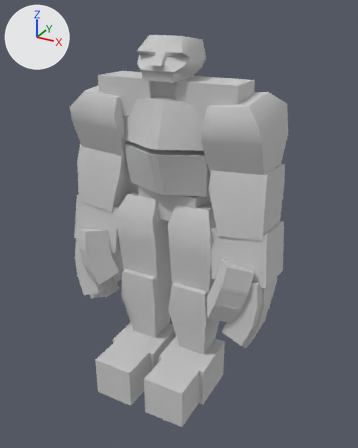
A saved change to the FBX model Enfo/Assets/Warrior Pack Bundle 1 FREE/Brute Warrior Mecanim Animation Pack Free/Characters/Brute.FBX.
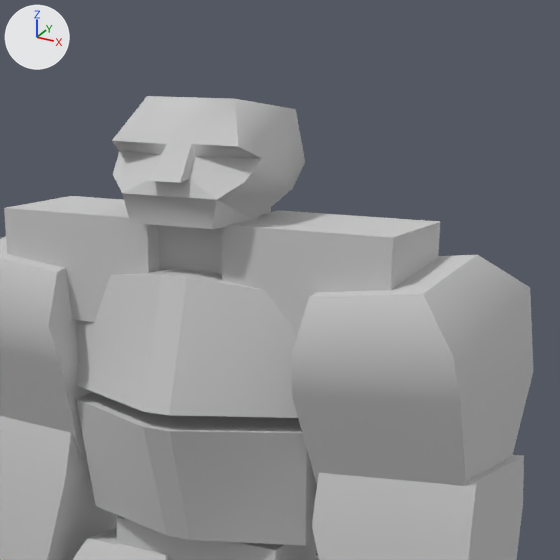
Each version is shown whole from a 50 mm lens placed at (1.97, -3.49, 3.3), pointed at (0.11, -0.11, 1.6), then close up on the part from 27% to 83% of the width and 0% to 45% of the height. Arrows for +X, +Y and +Z are at upper left; the lights stay in place. Where no turn or scale is listed for an object, it has been applied to the vertices.

Before the edit, the objects in view are built like this:
```python
me_mesh_brute_ncl1_1 = bpy.data.meshes.new('Mesh_Brute_ncl1_1')
me_mesh_brute_ncl1_1.from_pydata(...)  # 988 vertices, 1568 faces; spans x -0.96..0.96, y -0.67..0.34, z -0.01..3.1
me_mesh_brute_ncl1_1.materials.append(mat_brute)  # its picture is missing
ob_mesh_brute = bpy.data.objects.new('Mesh_Brute', me_mesh_brute_ncl1_1)
ob_mesh_brute.location = (0.0, -0.003, 0.0)
```
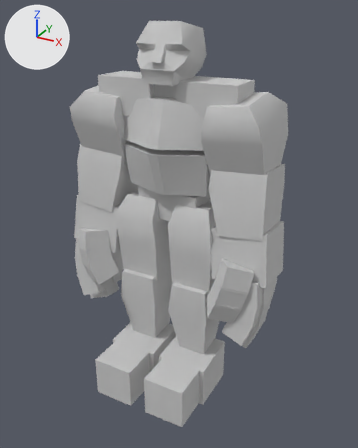
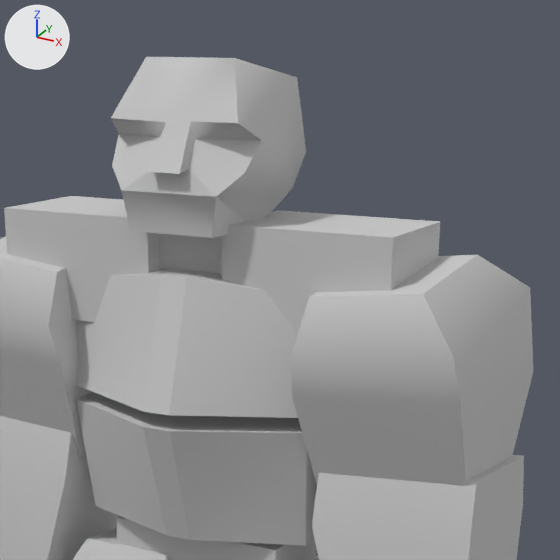
What differs and where, as boxes [x1, y1, x2, y2] in the close-ups (560 x 560 px; the box of a moved part takes in the faces that stretch with it):
'Mesh_Brute', reshaped: before [0, 96, 533, 560]; after [0, 57, 533, 560]
part 1 of me_mesh_brute_ncl1_1, moved or reshaped: before [112, 96, 305, 229]; after [111, 57, 306, 238]

Diff of the bpy script that builds the scene:
```diff
--- a/Enfo/Assets/Warrior Pack Bundle 1 FREE/Brute Warrior Mecanim Animation Pack Free/Characters/Brute.FBX.py
+++ b/Enfo/Assets/Warrior Pack Bundle 1 FREE/Brute Warrior Mecanim Animation Pack Free/Characters/Brute.FBX.py
@@ me_mesh_brute_ncl1_1 @@
 me_mesh_brute_ncl1_1.from_pydata(...)  # 988 vertices, 1568 faces; spans x -0.96..0.96, y -0.67..0.34, z -0.01..3.1
 # used by ob_mesh_brute; location = (0.0, -0.003, 0.0)
+# me_mesh_brute_ncl1_1 part 1: the loose piece of 30 vertices spanning x -0.22..0.22, y -0.27..0.2, z 2.78..3.1 is scaled about its middle by (1, 1.02, 1.38), then moved by (0.0, 0.0, 0.04)
 me_mesh_brute_ncl1_1.materials.append(mat_brute)
```
